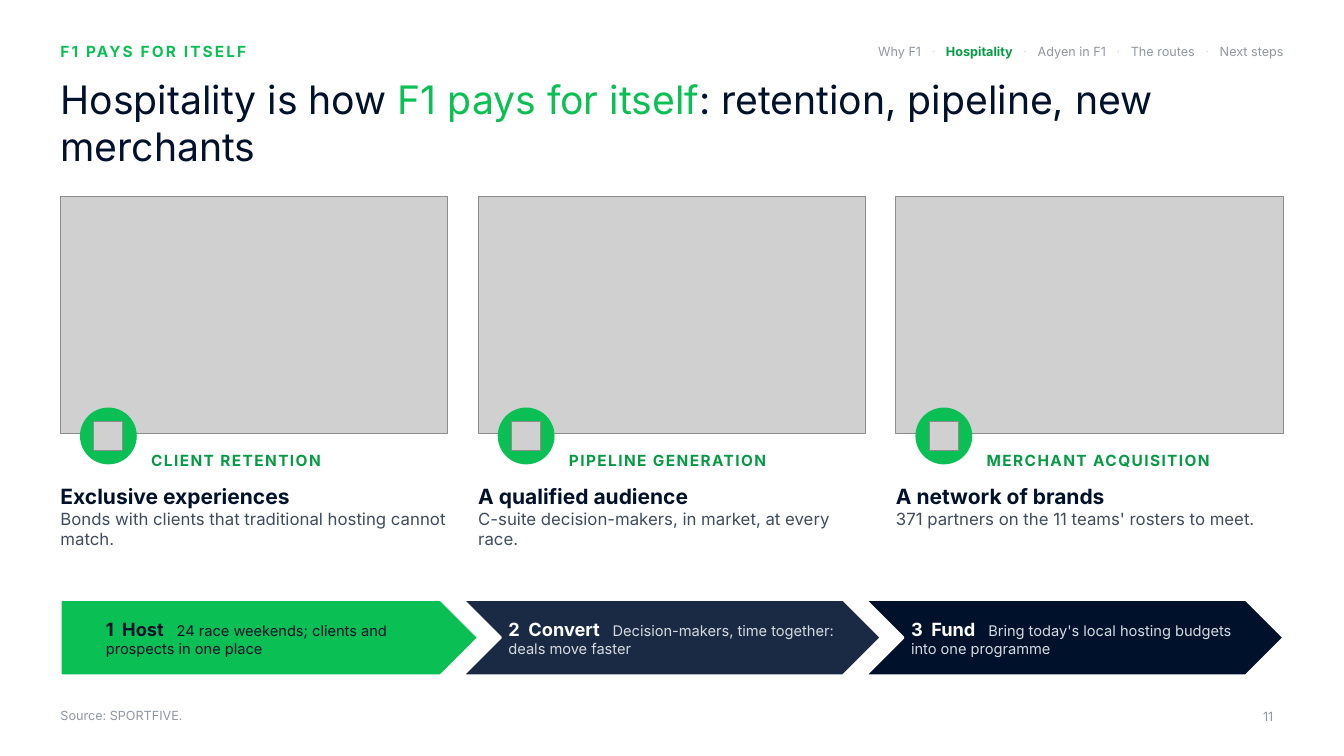
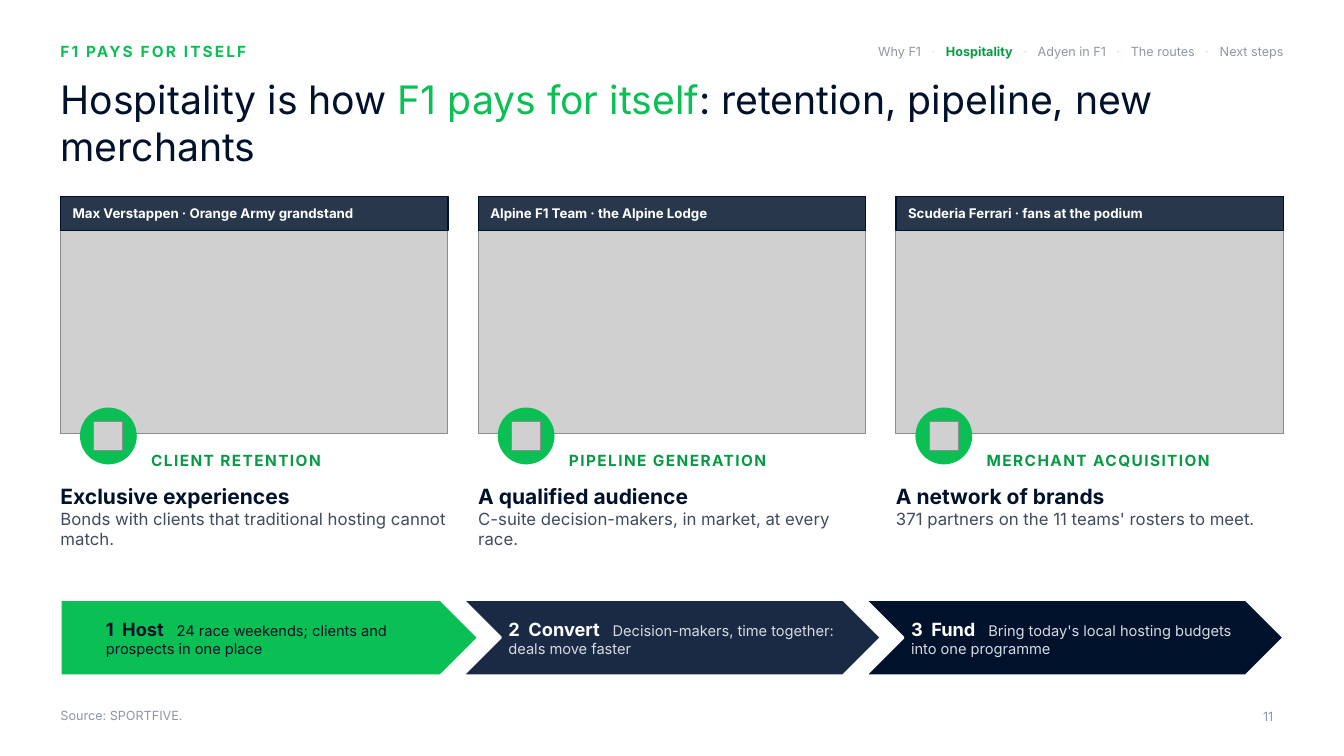
Before and after one commit to rahulgopalan42/rg42, a slide deck: slide 11 of adyen-f1-deck/Adyen x F1 - Chairman deck 11.pptx. Drawn at 1344x756 pixels with LibreOffice and Linux fonts; fonts in the diff are those of the drawing; grey boxes stand for pictures; background and template pictures are left out. Boxes give left, top, right and bottom in pixels: in the first picture for what was removed or moved away, otherwise in the second. Text is boxed around its words. In the diff, an @@ line names an element or a change of style, - is before the commit and + after.

```diff
--- a/adyen-f1-deck/Adyen x F1 - Chairman deck 11.pptx
+++ b/adyen-f1-deck/Adyen x F1 - Chairman deck 11.pptx
@@ rectangle added at bbox=[60, 197, 448, 231], fill #00112C at 80% opacity, outline #00112C 1 pt @@
@@ text added at bbox=[73, 208, 354, 221], 9.5 pt, text #FFFFFF, bold @@
+Max Verstappen · Orange Army grandstand
@@ rectangle added at bbox=[478, 197, 865, 231], fill #00112C at 80% opacity, outline #00112C 1 pt @@
@@ text added at bbox=[490, 208, 707, 221], 9.5 pt, text #FFFFFF, bold @@
+Alpine F1 Team · the Alpine Lodge
@@ rectangle added at bbox=[896, 197, 1284, 231], fill #00112C at 80% opacity, outline #00112C 1 pt @@
@@ text added at bbox=[908, 208, 1143, 221], 9.5 pt, text #FFFFFF, bold @@
+Scuderia Ferrari · fans at the podium
```
Also in this commit, not shown: 6 other files.
